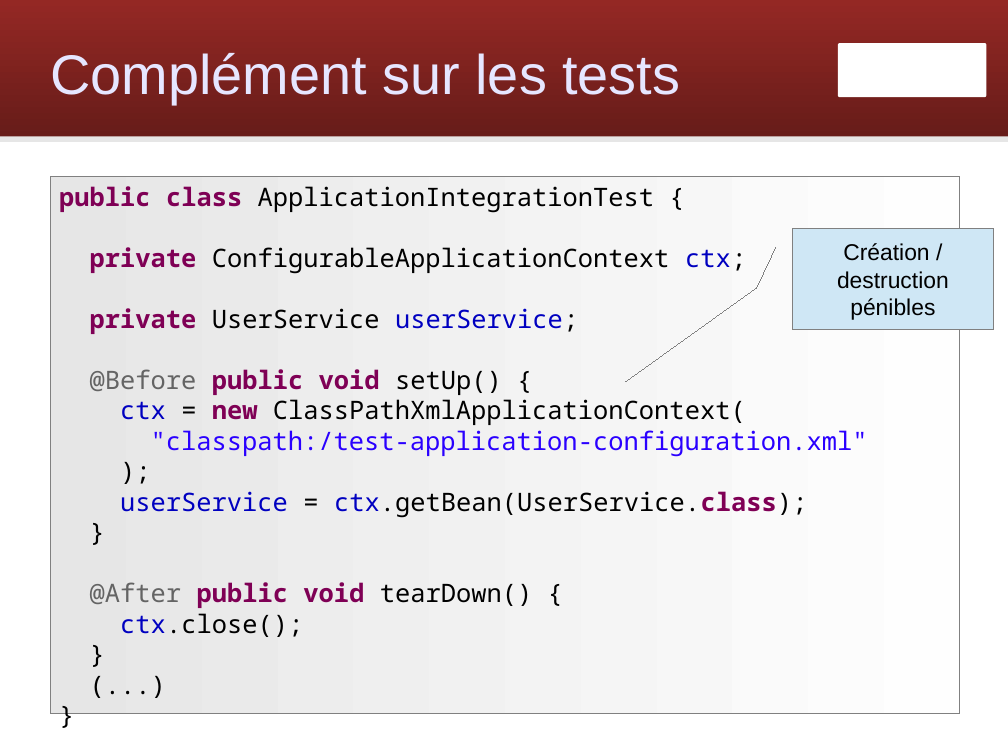
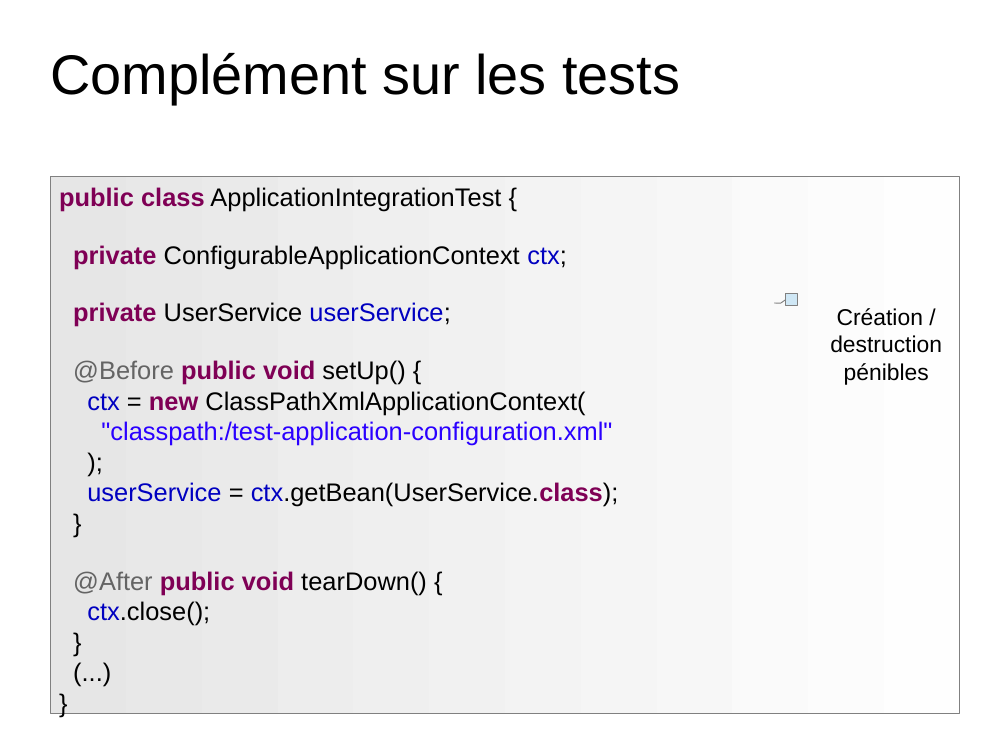
Before and after one commit to Zenika/workshop-spring-core, a slide deck: slide 43 of spring-workshop.odp. Drawn at 1008x756 pixels with LibreOffice and Linux fonts; fonts in the diff are those of the drawing; background and template pictures are left out. Boxes give left, top, right and bottom in pixels: in the first picture for what was removed or moved away, otherwise in the second. Text is boxed around its words. In the diff, an @@ line names an element or a change of style, - is before the commit and + after.

Commit message:
Update theme

```diff
--- a/spring-workshop.odp
+++ b/spring-workshop.odp
@@ rounded rectangle removed at (0,0,1008,137) @@
@@ text "Complément sur les tests" at (50,53,680,103): text colour #E6E6FF to #000000 @@
@@ freeform shape removed at (838,43,986,97) @@
@@ line removed from (0, 139) to (1008, 139) @@
@@ rectangle "public class ApplicationIntegrationTest {" at (50,177,960,713): font Noto Sans Mono to Arial; outline #808080 0 pt to #808080 0.74 pt @@
@@ border callout removed at (792,229,993,329) @@
-Création / destruction pénibles
@@ freeform shape added at (786,294,987,394), fill #CFE7F5, outline #808080 0.74 pt, 18 pt, text #000000 @@
+Création / destruction pénibles
```
Also in this commit, not shown: 106 other slides changed.
